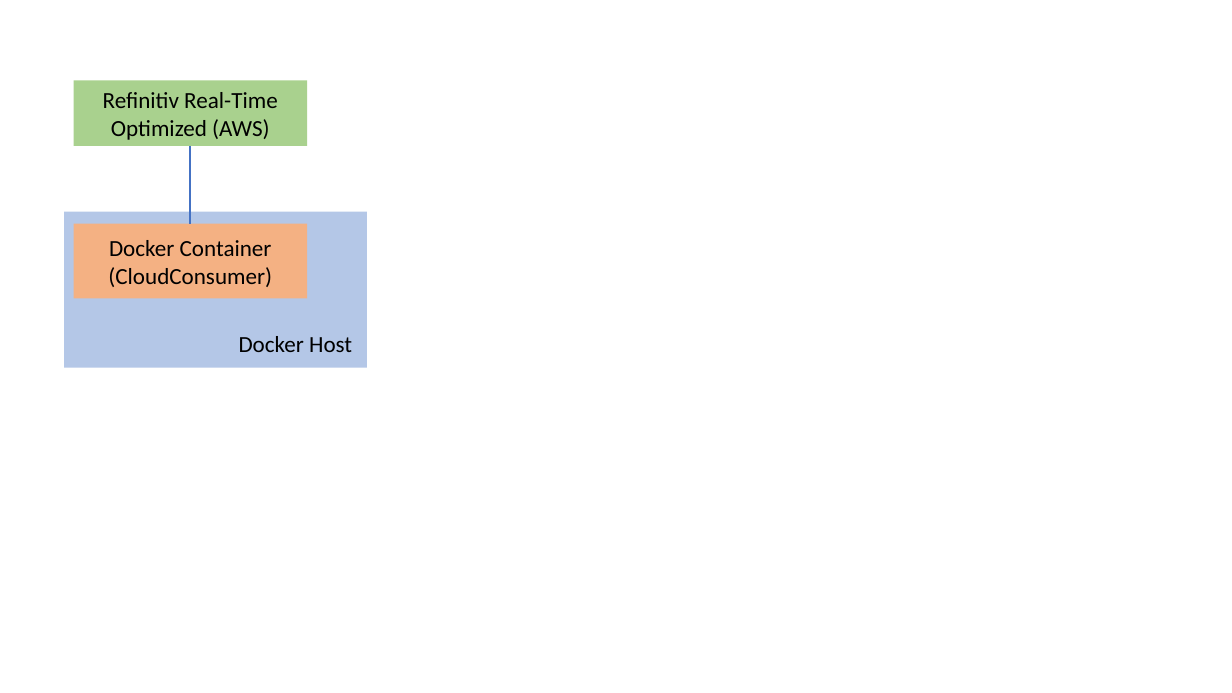
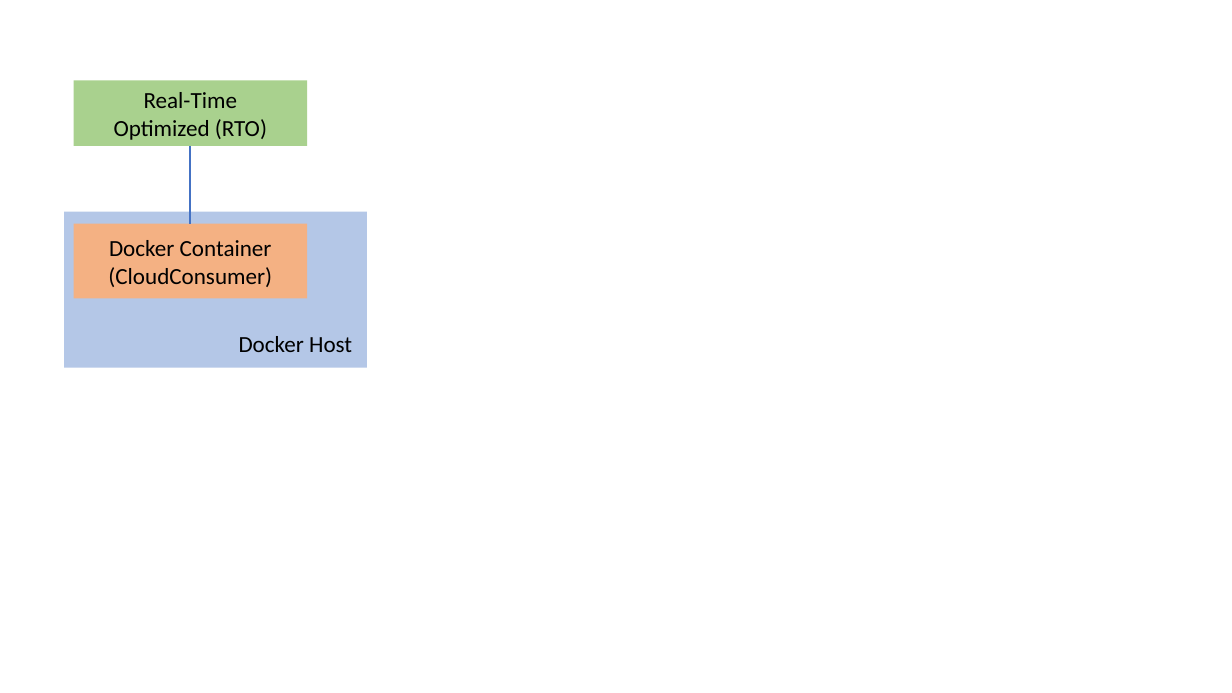
Before and after one commit to LSEG-API-Samples/Article.RTSDK.Java.DockerMaven, a slide deck: slide 1 of diagram.pptx. Drawn at 1232x693 pixels with LibreOffice and Linux fonts; fonts in the diff are those of the drawing. Boxes give left, top, right and bottom in pixels: in the first picture for what was removed or moved away, otherwise in the second. Text is boxed around its words. In the diff, an @@ line names an element or a change of style, - is before the commit and + after.

```diff
--- a/diagram.pptx
+++ b/diagram.pptx
@@ text in rectangle at [114,92,267,140]: text changed @@
-Refinitiv Real-Time
-Optimized (AWS)
+Real-Time
+Optimized (RTO)
```
Also in this commit, not shown: 24 other files.
